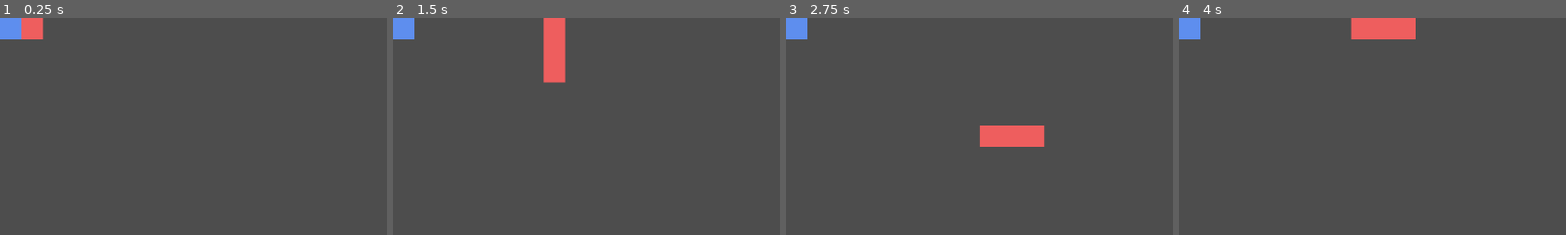
Above: before the commit, frames 1-4 (left to right).
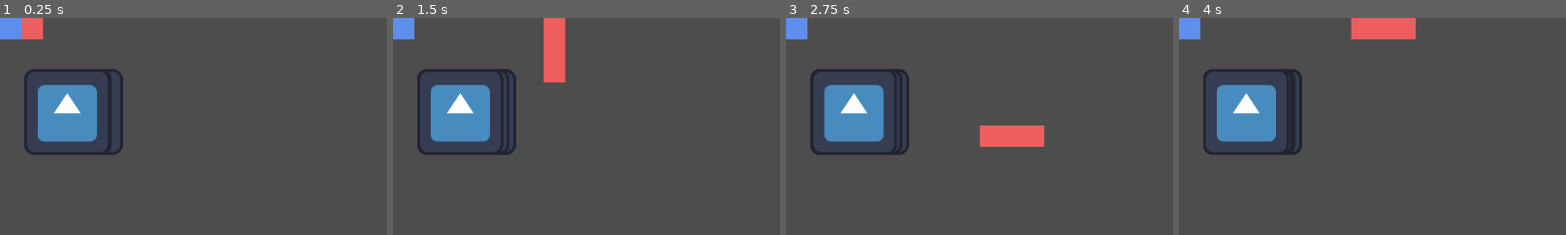
Above: after the commit, the same moments.

Repository: arrowira/MiniJam196Snake
Game: Godot game, scene res://scenes/main.tscn
Two runs of this game, one before a commit and one after it. Both use one fixed random seed, a clock stepped at 60 frames per second and the inputs below. The engine's default icon, where the game draws it, is replaced by a stand-in: a white triangle on a blue panel in a dark square.
Inputs:
- Up to frame 1 (0.25 s): no input
- Up to frame 2 (1.5 s): hold Right (p1right) 0.53-1.28 s; hold Down (p1down) from 1.28 s (still down)
- Up to frame 3 (2.75 s): release Down (p1down) at 2.03 s; hold Right (p1right) from 2.03 s (still down)
- Up to frame 4 (4 s): release Right (p1right) at 2.78 s; hold Up (p1up) 2.78-3.53 s; hold Left (p1left) from 3.53 s (still down)
The pictures show only the part of the screen within x 0-50%, y 0-50%; the shares and areas given below are measured in that part.

The runs differ from the first frame. In frame 1, 5.6% of the frame differs, in the area x 6-32%, y 23-63%; in frame 2, 5.8%; in frame 3, 6.0%; in frame 4, 6.1%.

Commit message:
applescript

Diff:
--- a/minijam-196-proj/scripts/apple_spawner.gd
+++ b/minijam-196-proj/scripts/apple_spawner.gd
@@ -4,8 +4,8 @@
 
 func _physics_process(delta: float) -> void:
 	Spawn()
-	return
 
 func Spawn():
 	var A = Apple.instantiate()
 	A.position = Vector2(640/(32*randi_range(1, 20)), 640/(32*32*randi_range(1, 20)))
+	add_child(A)
